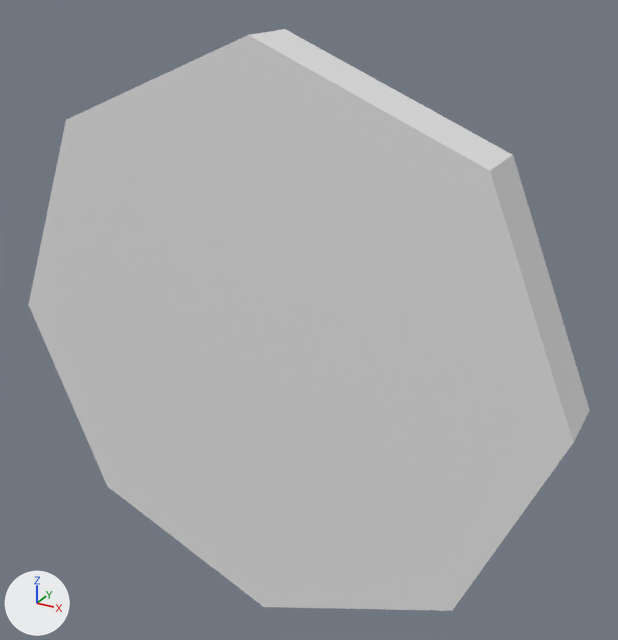
One commit to the FBX model Game_Jam_PROD/Assets/Props/Bonus.fbx: the scene before it, then after it.
Rendered twice from a 50 mm camera at (0.666, -1.138, 0.614) aimed at (0.042, -0.004, 0.047). Lighting does not change. The marker at lower left points along +X, +Y and +Z.

In view in the first picture: 'Bonus'.
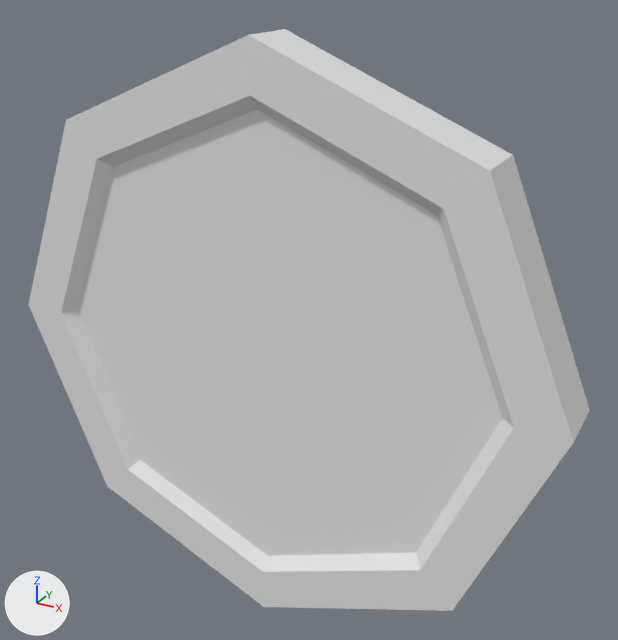
What differs and where, as boxes [x1, y1, x2, y2] in the pictures (618 x 640 px):
'Bonus', reshaped, moved, turned: [28, 29, 590, 611] in both

Edits to the bpy script that builds the scene:
```text
Change me_mesh:
    used by ob_bonus; location = (0.0, 0.0, 0.0); rotation_euler = (1.571, 0.0, 0.0), in degrees (90, 0, 0)
    remove me_mesh.from_pydata(...)  # 18 vertices, 32 faces; spans x -0.5..0.5, y -0.5..0.5, z 0.0..0.1
    add me_mesh.from_pydata(...)  # 50 vertices, 96 faces; spans x -0.5..0.5, y -0.05..0.05, z -0.5..0.5
    me_mesh part 1: the whole mesh is rebuilt
Change ob_bonus:
    ob_bonus.rotation_euler: (1.571, 0.0, 0.0) -> (0.0, 0.0, 0.0)  # degrees (90, 0, 0) -> degrees (0, 0, 0)
    ob_bonus.location: (0.0, 0.0, 0.0) -> (0.0, -0.05, 0.0)
```
